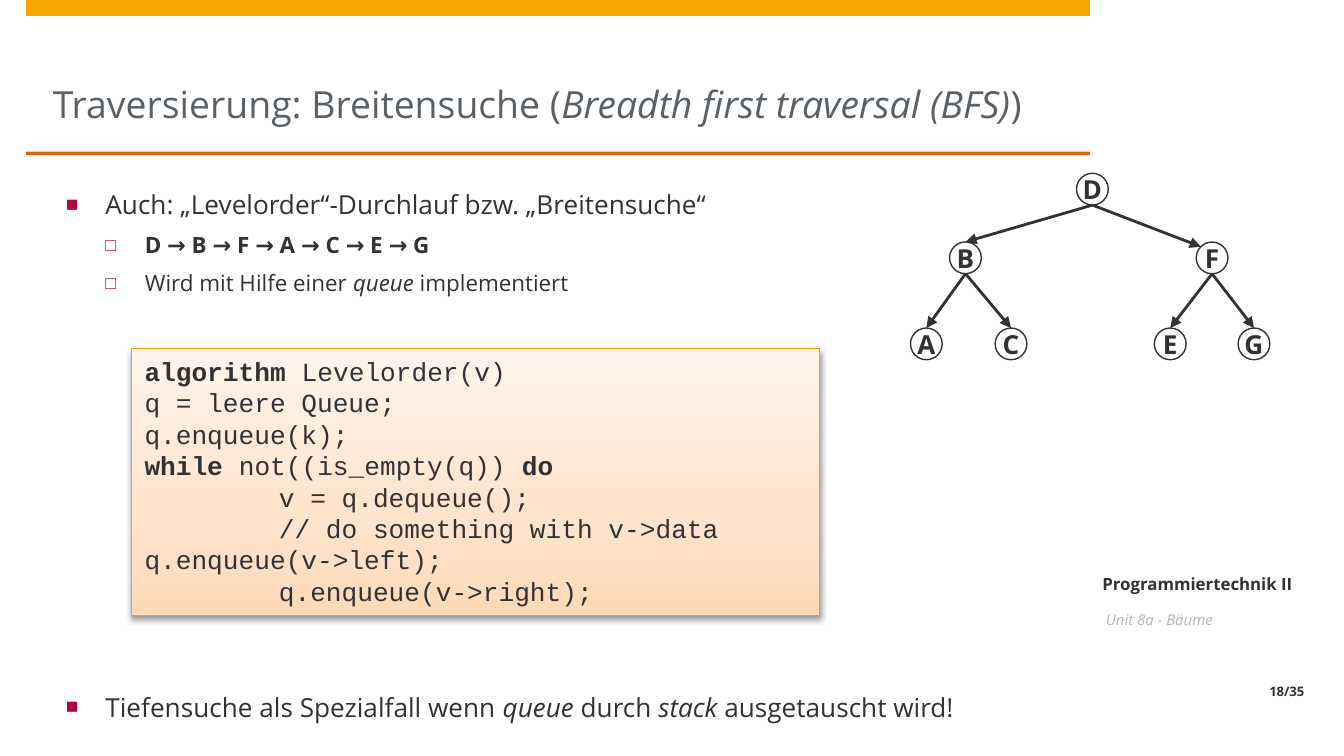
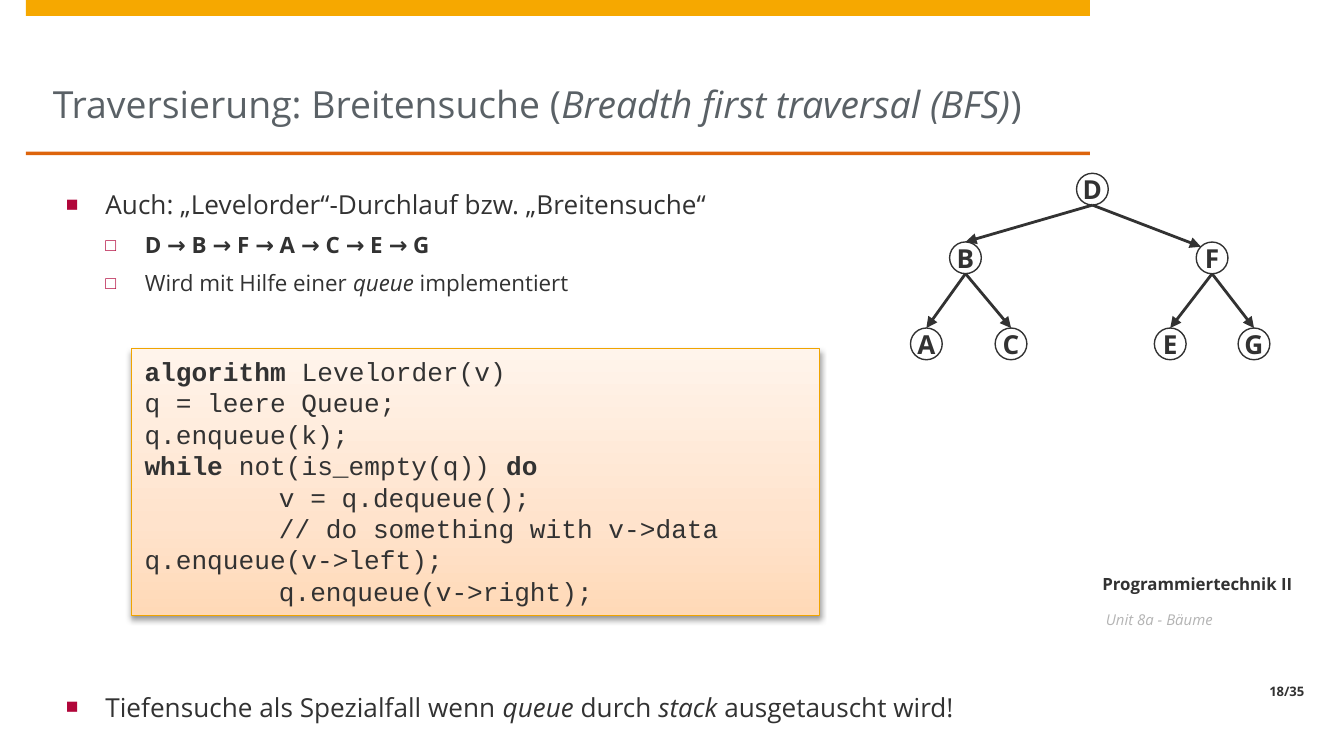
Before and after one commit to HPI-Artificial-Intelligence-Teaching/25-pt2, a slide deck: slide 18 of unit8/Unit8a - Baeume.pptx. Drawn at 1344x756 pixels with LibreOffice and Linux fonts; fonts in the diff are those of the drawing; background and template pictures are left out. Boxes give left, top, right and bottom in pixels: in the first picture for what was removed or moved away, otherwise in the second. Text is boxed around its words. In the diff, an @@ line names an element or a change of style, - is before the commit and + after.

```diff
--- a/unit8/Unit8a - Baeume.pptx
+++ b/unit8/Unit8a - Baeume.pptx
@@ text in rectangle at bbox=[145, 363, 718, 607]: text changed @@
-algorithm Levelorder(v)
-q = leere Queue;
-q.enqueue(k);
-while not((is_empty(q)) do
-v = q.dequeue();
-// do something with v->data q.enqueue(v->left);
-q.enqueue(v->right);
+algorithm Levelorder(v)
+q = leere Queue;
+q.enqueue(k);
+while not(is_empty(q)) do
+v = q.dequeue();
+// do something with v->data q.enqueue(v->left);
+q.enqueue(v->right);
```
Also in this commit, not shown: 1 other file.
